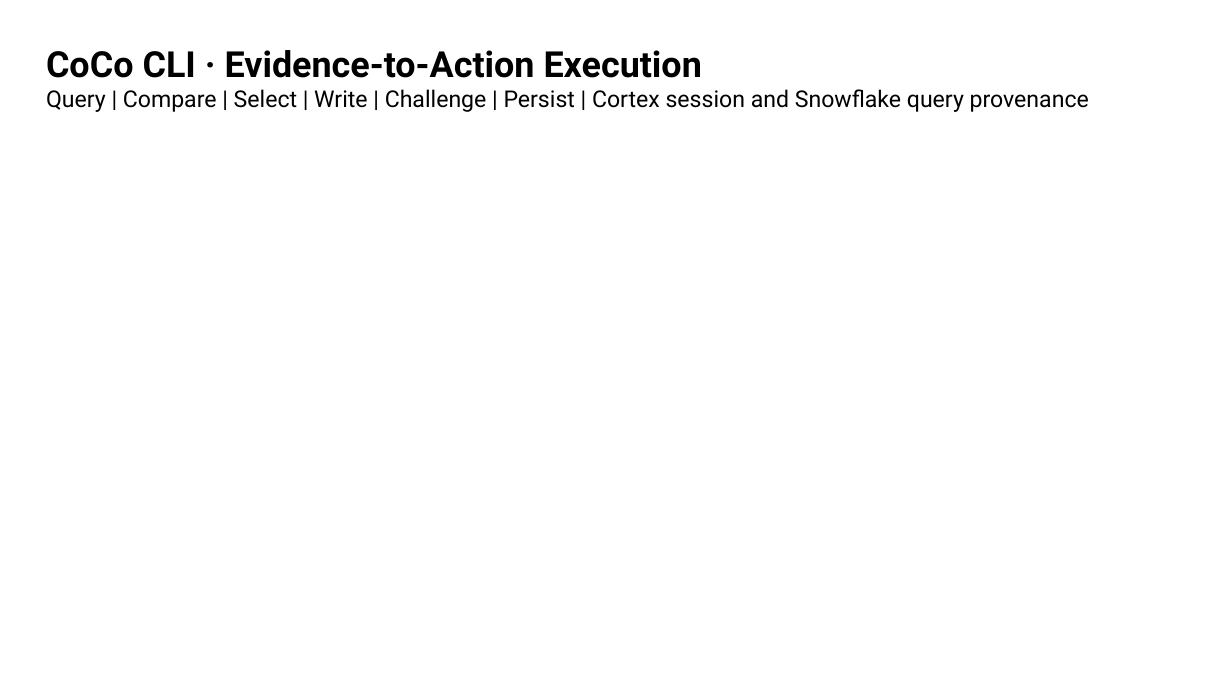
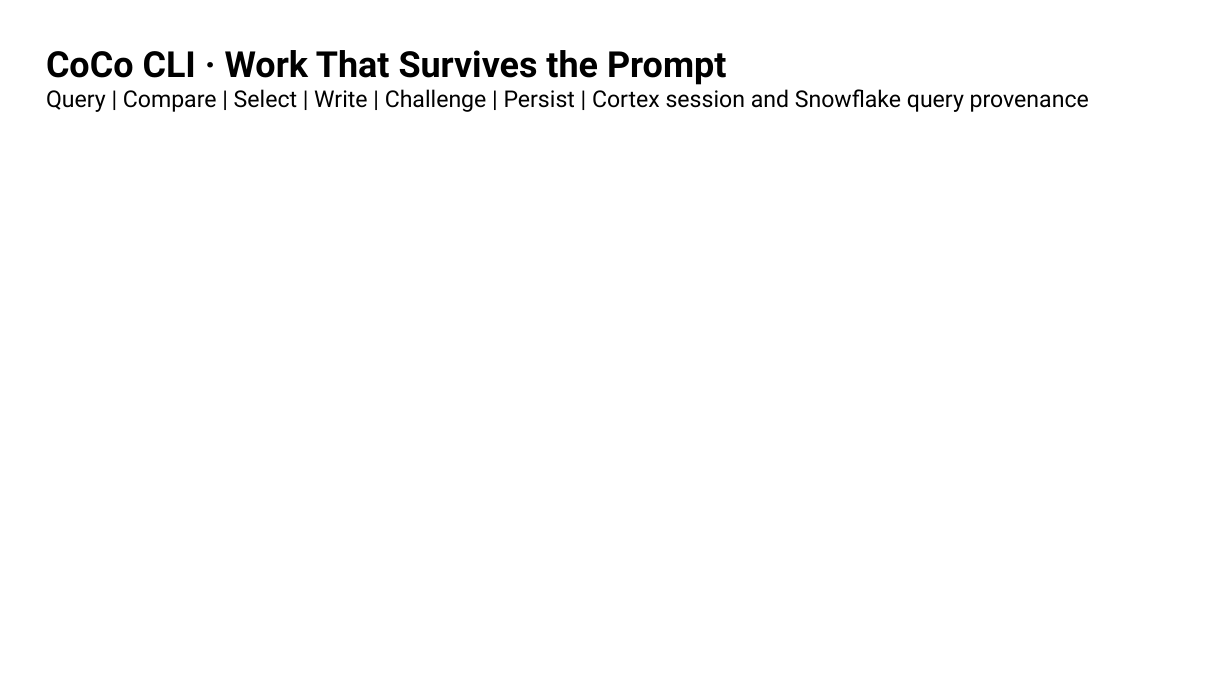
Before and after one commit to sergiobuilds/bidpilot, a slide deck: slide 13 of dev/active/grand-finale-pitch-20260903/deck.pptx (slide 10 before the commit). Drawn at 1232x693 pixels with LibreOffice and Linux fonts; fonts in the diff are those of the drawing; background and template pictures are left out. Boxes give left, top, right and bottom in pixels: in the first picture for what was removed or moved away, otherwise in the second. Text is boxed around its words. In the diff, an @@ line names an element or a change of style, - is before the commit and + after.

```diff
--- a/dev/active/grand-finale-pitch-20260903/deck.pptx
+++ b/dev/active/grand-finale-pitch-20260903/deck.pptx
@@ text at [46, 50, 726, 85]: text changed @@
-CoCo CLI · Evidence-to-Action Execution
+CoCo CLI · Work That Survives the Prompt
```
Also in this commit, not shown: 5 other slides changed, 3 slides added, 38 other files.
